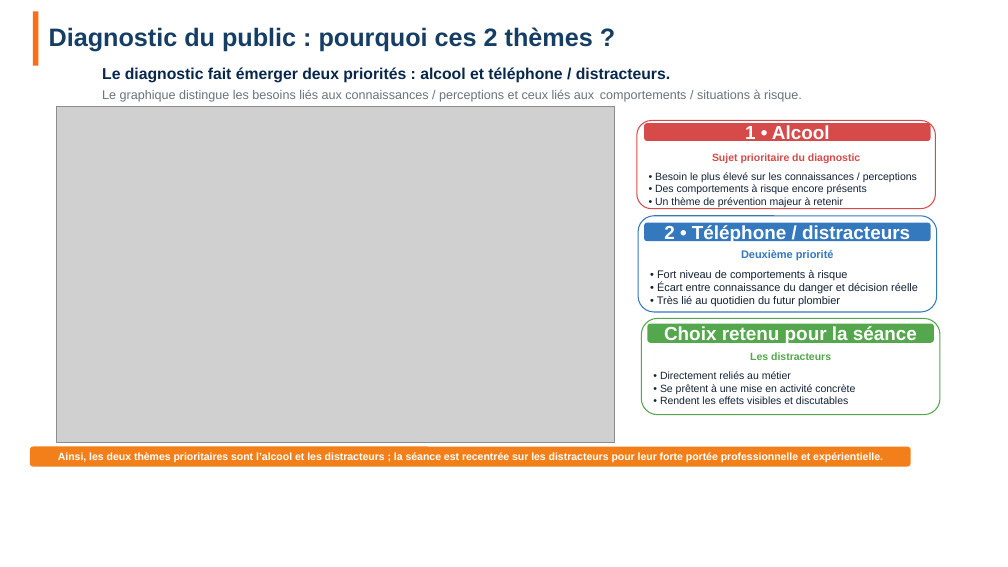
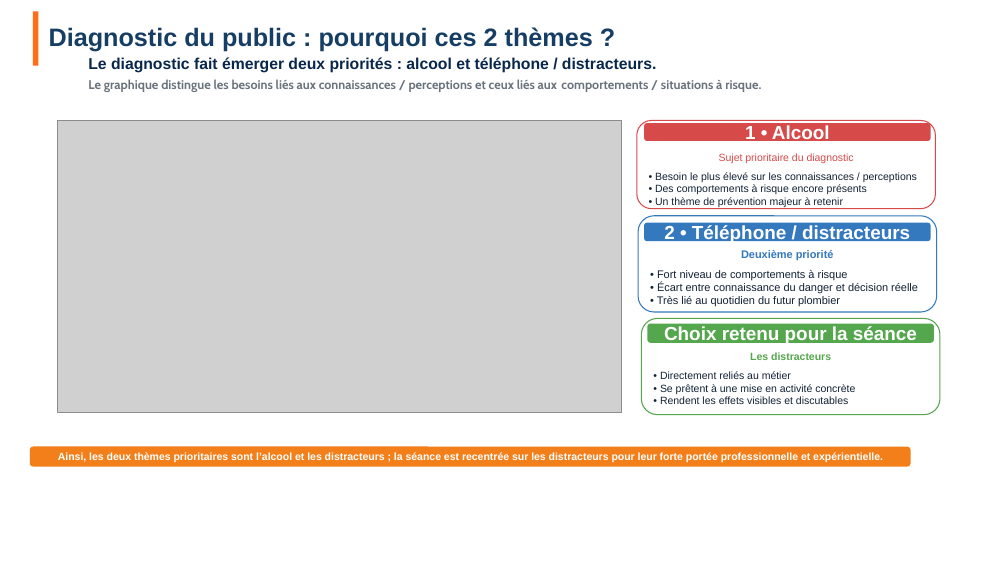
Before and after one commit to SamEva-dev/Memoir-TP-ECSR, a slide deck: slide 7 of Memoire_presentation.pptx (slide 8 before the commit). Drawn at 1008x567 pixels with LibreOffice and Linux fonts; fonts in the diff are those of the drawing; grey boxes stand for pictures; background and template pictures are left out. Boxes give left, top, right and bottom in pixels: in the first picture for what was removed or moved away, otherwise in the second. Text is boxed around its words. In the diff, an @@ line names an element or a change of style, - is before the commit and + after.

```diff
--- a/Memoire_presentation.pptx
+++ b/Memoire_presentation.pptx
@@ text "Le diagnostic fait émerger deux ...": place and size @@
-text "Le diagnostic fait émerger deux ..." at bbox=[102, 67, 802, 102]
+text "Le diagnostic fait émerger deux ..." at bbox=[88, 57, 761, 92]
@@ text at bbox=[88, 79, 761, 92]: font Arial to Cabin, bold on in "Le graphique distingue les besoins liés aux ..." @@
@@ picture: place and size @@
-picture at bbox=[57, 107, 615, 443]
+picture at bbox=[57, 120, 622, 412]
@@ text in rounded rectangle at bbox=[719, 153, 854, 163]: bold off in "Sujet prioritaire du diagnostic" @@
```
Also in this commit, not shown: 14 other slides changed, 1 slide added, 2 slides removed, 7 other files.
